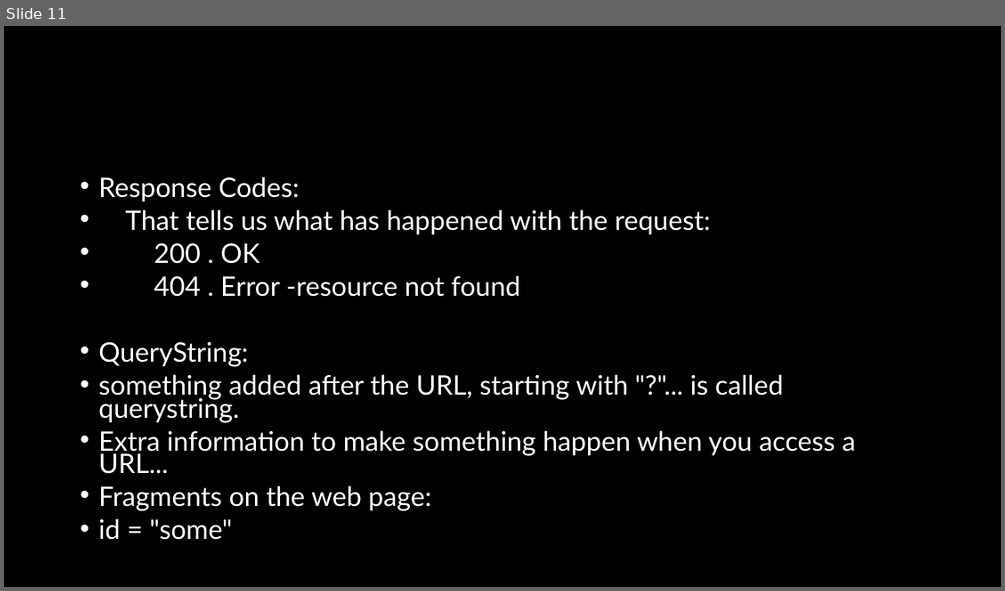
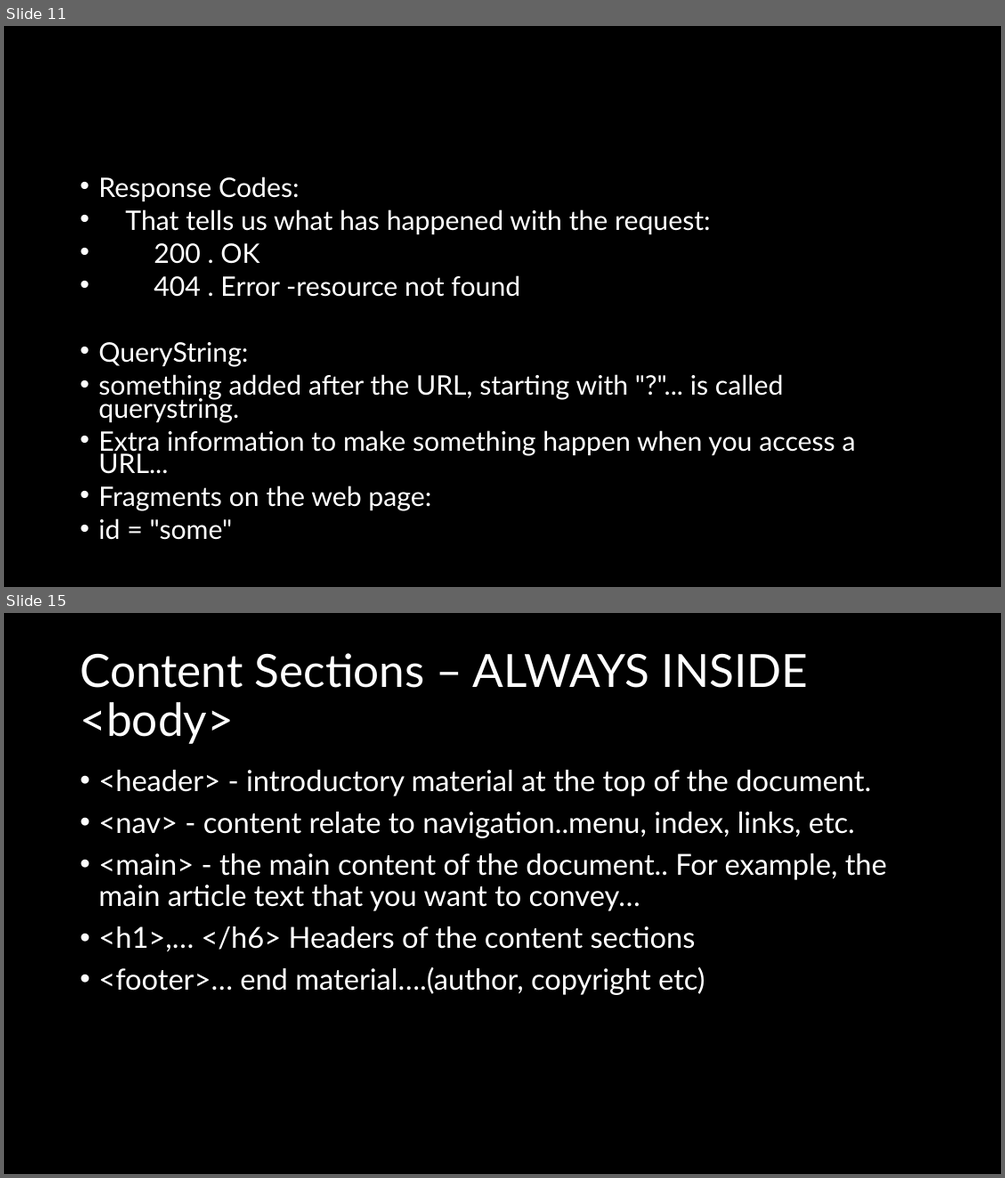
Before and after one commit to natiquekeyin/winter2025, a slide deck: FrontEnd/Week1&2/Week 1&2.pptx. Shown one above the other, each under a label of ours: slide 11 before the commit, slides 11 and 15 after it; the slides between them are not shown. The pictures are 1005x591 and 1005x1178 pixels, drawn with LibreOffice and Linux fonts; fonts in the diff are those of the drawing. Boxes give left, top, right and bottom in pixels: in the first picture for what was removed or moved away, otherwise in the second. Text is boxed around its words. In the diff, an @@ line names an element or a change of style, - is before the commit and + after.

```diff
--- a/FrontEnd/Week1&2/Week 1&2.pptx
+++ b/FrontEnd/Week1&2/Week 1&2.pptx
@@ slide 15 added at (x1=4, y1=613, x2=1001, y2=1174), background #000000 @@
@@ title added at (x1=80, y1=653, x2=808, y2=744), 44 pt, text #FFFFFF @@
+Content Sections – ALWAYS INSIDE <body>
@@ text added at (x1=98, y1=770, x2=887, y2=995), 28 pt, text #FFFFFF @@
+• <header> - introductory material at the top of the document.
+• <nav> - content relate to navigation..menu, index, links, etc.
+• <main> - the main content of the document.. For example, the main article text that you want to convey…
+• <h1>,… </h6> Headers of the content sections
+• <footer>… end material….(author, copyright etc)
```
Also in this commit, not shown: 6 other slides added, 10 other files.
